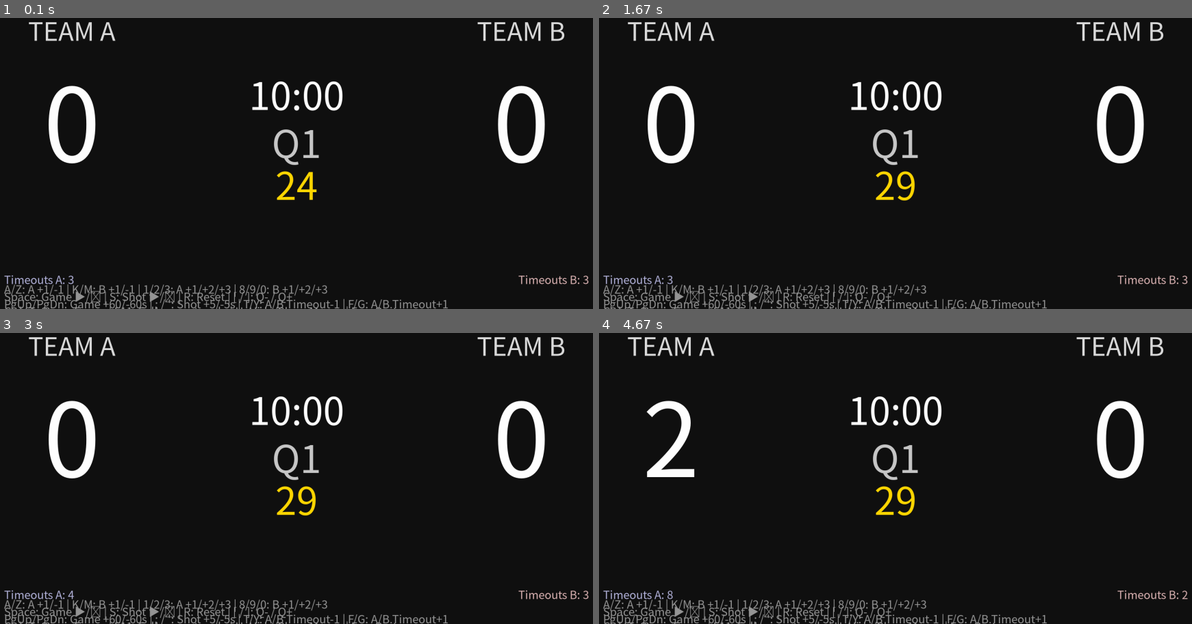
Above: before the commit, frames 1-4 (two rows, left to right).
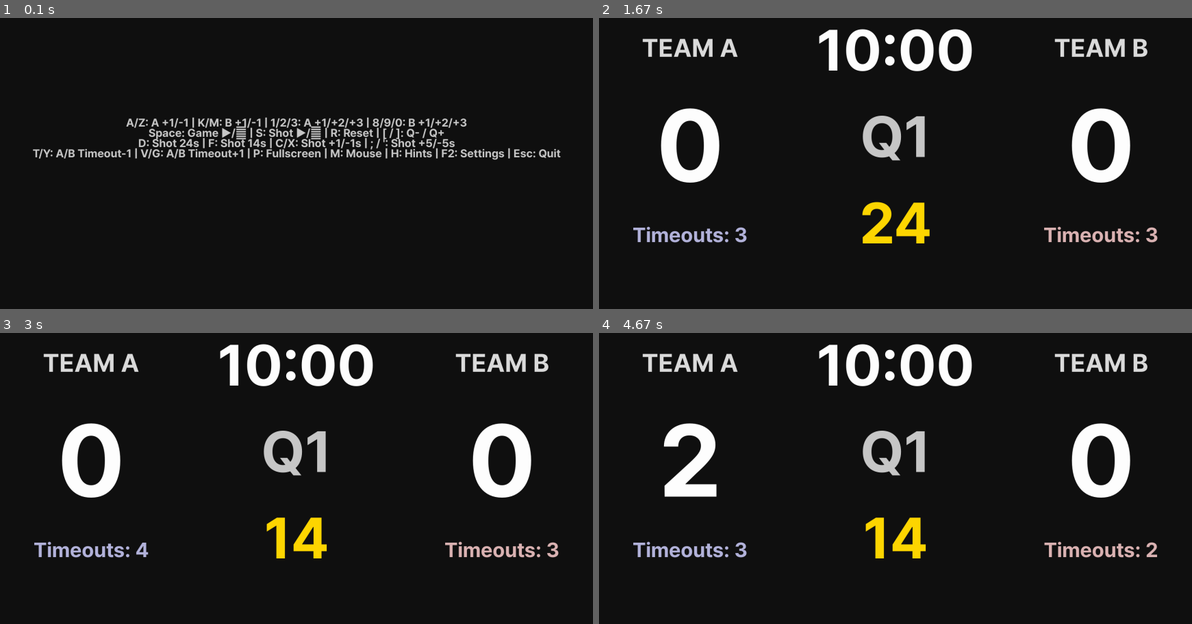
Above: after the commit, the same moments.

Repository: jcwon989/NovatoStatPad
Game: pygame game, started from scoreboard.py
Same seed, same stepped clock (60 frames per second), same inputs: the game is played once before the commit and once after it.
Inputs:
- Up to frame 1 (0.1 s): no input
- Up to frame 2 (1.67 s): tap , at 0.33 s; hold D 0.67-1.13 s; hold H from 1.22 s (still down); hold D from 1.22 s (still down)
- Up to frame 3 (3 s): release H at 1.68 s; release D at 1.68 s; tap one key every 0.33 s from 1.72 s: F C V X
- Up to frame 4 (4.67 s): tap Enter at 3.05 s; hold D 3.38-3.85 s; tap F at 3.45, 3.75, 3.95, 4.25, 4.52 s; tap T at 3.53 s; hold F11 3.88-4.42 s; hold A 3.88-4.42 s; hold M from 4.45 s (still down); hold A from 4.45 s (still down); tap Y at 4.6 s

The runs differ from the first frame. In frame 1, 9.1% of the frame differs, in the area x 0-100%, y 1-100%; in frame 2, 13%; in frame 3, 13%; in frame 4, 13%.

Commit message:
초기 구현

Diff:
--- a/scoreboard.py
+++ b/scoreboard.py
@@ -9,6 +9,7 @@
 
 CONFIG_PATH = os.path.expanduser("~/.scoreboard_config.json")
 FONT_CANDIDATES = [
+    "font/Pretendard-Bold.otf",
     "/usr/share/fonts/opentype/noto/NotoSansCJK-Regular.ttc",
     "/usr/share/fonts/opentype/noto/NotoSansCJK-Regular.ttc",
     "/usr/share/fonts/truetype/noto/NotoSansKR-Regular.otf",
@@ -29,9 +30,12 @@
         "game_seconds": GAME_SECONDS_DEFAULT,
         "shot_seconds": SHOT_SECONDS_DEFAULT,
         "period_max": PERIOD_MAX_DEFAULT,
+        "overtime_seconds": 5*60,  # 5분 연장전
+        "timeouts_per_team": 3,
         "windowed": False,
         "width": 1920,
         "height": 1080,
+        "hints_visible": True,
     }
 
 def save_cfg(cfg):
@@ -40,6 +44,127 @@
             json.dump(cfg, f, ensure_ascii=False, indent=2)
     except Exception:
         pass
+
+def show_settings_window(cfg):
+    """게임 설정 창을 표시하고 설정을 수정할 수 있게 함"""
+    pygame.init()
+    settings_screen = pygame.display.set_mode((800, 600))
+    pygame.display.set_caption("게임 설정")
+
+    # 폰트 설정
+    font_large = load_font(32)
+    font_medium = load_font(24)
+    font_small = load_font(18)
+
+    # 설정 항목들 (기존 설정 파일과 호환)
+    settings = {
+        "teamA": cfg["teamA"],
+        "teamB": cfg["teamB"],
+        "game_seconds": str(cfg["game_seconds"] // 60),  # 분 단위로 표시
+        "overtime_seconds": str(cfg.get("overtime_seconds", 5*60) // 60),
+        "shot_seconds": str(cfg["shot_seconds"]),
+        "period_max": str(cfg["period_max"]),
+        "timeouts_per_team": str(cfg.get("timeouts_per_team", 3))
+    }
+
+    # 입력 필드 정보
+    fields = [
+        {"key": "teamA", "label": "A팀 이름", "x": 50, "y": 80, "width": 300},
+        {"key": "teamB", "label": "B팀 이름", "x": 450, "y": 80, "width": 300},
+        {"key": "game_seconds", "label": "쿼터 시간 (분)", "x": 50, "y": 150, "width": 150},
+        {"key": "overtime_seconds", "label": "연장전 시간 (분)", "x": 250, "y": 150, "width": 150},
+        {"key": "shot_seconds", "label": "샷 클럭 (초)", "x": 450, "y": 150, "width": 150},
+        {"key": "period_max", "label": "최대 쿼터 수", "x": 50, "y": 220, "width": 150},
+        {"key": "timeouts_per_team", "label": "팀당 타임아웃 수", "x": 250, "y": 220, "width": 150},
+    ]
+
+    active_field = None
+    clock = pygame.time.Clock()
+
+    while True:
+        for event in pygame.event.get():
+            if event.type == pygame.QUIT:
+                pygame.quit()
+                return cfg
+            elif event.type == pygame.KEYDOWN:
+                if event.key == pygame.K_ESCAPE:
+                    pygame.quit()
+                    return cfg
+                elif event.key == pygame.K_RETURN:
+                    # 설정 저장
+                    try:
+                        cfg["teamA"] = settings["teamA"]
+                        cfg["teamB"] = settings["teamB"]
+                        cfg["game_seconds"] = int(settings["game_seconds"]) * 60
+                        cfg["overtime_seconds"] = int(settings["overtime_seconds"]) * 60
+                        cfg["shot_seconds"] = int(settings["shot_seconds"])
+                        cfg["period_max"] = int(settings["period_max"])
+                        cfg["timeouts_per_team"] = int(settings["timeouts_per_team"])
+                        save_cfg(cfg)
+                        pygame.quit()
+                        return cfg
+                    except ValueError:
+                        pass  # 잘못된 입력 무시
+                elif event.key == pygame.K_TAB:
+                    # 다음 필드로 이동
+                    if active_field is None:
+                        active_field = 0
+                    else:
+                        active_field = (active_field + 1) % len(fields)
+                elif active_field is not None:
+                    field = fields[active_field]
+                    if event.key == pygame.K_BACKSPACE:
+                        settings[field["key"]] = settings[field["key"]][:-1]
+                    else:
+                        if field["key"] in ["teamA", "teamB"]:
+                            # 팀명은 모든 문자 허용
+                            settings[field["key"]] += event.unicode
+                        else:
+                            # 숫자만 허용
+                            if event.unicode.isdigit():
+                                settings[field["key"]] += event.unicode
+            elif event.type == pygame.MOUSEBUTTONDOWN:
+                # 마우스 클릭으로 필드 선택
+                mouse_x, mouse_y = pygame.mouse.get_pos()
+                for i, field in enumerate(fields):
+                    if (field["x"] <= mouse_x <= field["x"] + field["width"] and
+                        field["y"] <= mouse_y <= field["y"] + 30):
+                        active_field = i
+                        break
+
+        # 화면 그리기
+        settings_screen.fill((30, 30, 30))
+
+        # 제목
+        title = font_large.render("게임 설정", True, (255, 255, 255))
+        settings_screen.blit(title, (400 - title.get_width()//2, 20))
+
+        # 필드들 그리기
+        for i, field in enumerate(fields):
+            # 라벨
+            label = font_medium.render(field["label"], True, (200, 200, 200))
+            settings_screen.blit(label, (field["x"], field["y"] - 30))
+
+            # 입력 필드
+            color = (100, 100, 100) if active_field == i else (60, 60, 60)
+            pygame.draw.rect(settings_screen, color, (field["x"], field["y"], field["width"], 30))
+            pygame.draw.rect(settings_screen, (255, 255, 255), (field["x"], field["y"], field["width"], 30), 2)
+
+            # 텍스트
+            text = font_small.render(settings[field["key"]], True, (255, 255, 255))
+            settings_screen.blit(text, (field["x"] + 5, field["y"] + 5))
+
+        # 안내 텍스트
+        help_text = [
+            "Tab: 다음 필드 | Enter: 저장 | Esc: 취소",
+            "마우스로 필드 클릭하여 선택 가능"
+        ]
+        for i, text in enumerate(help_text):
+            help_surf = font_small.render(text, True, (150, 150, 150))
+            settings_screen.blit(help_surf, (50, 500 + i * 25))
+
+        pygame.display.flip()
+        clock.tick(60)
 
 def load_font(size):
     for p in FONT_CANDIDATES:
@@ -88,6 +213,7 @@
     PERIOD_MAX = cfg["period_max"]
     GAME_SECONDS_INIT = cfg["game_seconds"]
     SHOT_SECONDS_INIT = cfg["shot_seconds"]
+    TIMEOUTS_INIT = cfg.get("timeouts_per_team", 3)
 
     pygame.init()
     flags = 0
@@ -103,15 +229,16 @@
     # 폰트
     fontTeam = load_font(int(H*0.074))   # ~80 on 1080p
     fontScore = load_font(int(H*0.296))  # ~320
-    fontBig = load_font(int(H*0.111))    # ~120
+    fontBig = load_font(int(H*0.167))    # ~180 (1.5배)
     fontSmall = load_font(int(H*0.033))  # ~36
+    fontTimeout = load_font(int(H*0.060))  # ~65 (타임아웃 표시용)
 
     # 상태
     scoreA = 0
     scoreB = 0
     period = 1
-    timeoutsA = 3
-    timeoutsB = 3
+    timeoutsA = TIMEOUTS_INIT
+    timeoutsB = TIMEOUTS_INIT
     running_game = False
     running_shot = False
     game_seconds = GAME_SECONDS_INIT
@@ -119,6 +246,7 @@
 
     last_t = time.perf_counter()
     mouse_visible = False
+    hints_visible = cfg.get("hints_visible", True)
     pygame.mouse.set_visible(mouse_visible)
 
     # 사운드(선택)
@@ -142,7 +270,7 @@
         nonlocal game_seconds, shot_seconds, running_game, running_shot
         scoreA = scoreB = 0
         period = 1
-        timeoutsA = timeoutsB = 3
+        timeoutsA = timeoutsB = TIMEOUTS_INIT
         game_seconds = GAME_SECONDS_INIT
         shot_seconds = SHOT_SECONDS_INIT
         running_game = False
@@ -150,47 +278,57 @@
 
     def render():
         screen.fill((17,17,17))
-        cx = W//2
-
-        # 좌측 팀
-        teamA = fontTeam.render(teamA_name, True, (220,220,220))
-        scoreA_surf = fontScore.render(str(scoreA), True, (255,255,255))
-        screen.blit(teamA, (cx - int(W*0.365) - teamA.get_width()//2, int(H*0.139)))
-        screen.blit(scoreA_surf, (cx - int(W*0.365) - scoreA_surf.get_width()//2, int(H*0.232)))
-
-        # 우측 팀
-        teamB = fontTeam.render(teamB_name, True, (220,220,220))
-        scoreB_surf = fontScore.render(str(scoreB), True, (255,255,255))
-        screen.blit(teamB, (cx + int(W*0.365) - teamB.get_width()//2, int(H*0.139)))
-        screen.blit(scoreB_surf, (cx + int(W*0.365) - scoreB_surf.get_width()//2, int(H*0.232)))
-
-        # 중앙 타이머/피리어드
-        t_str = fmt_mmss(game_seconds)
-        game_surf = fontBig.render(t_str, True, (255,255,255))
-        prd_surf = fontBig.render(f"Q{period}", True, (200,200,200))
-        screen.blit(game_surf, (cx - game_surf.get_width()//2, int(H*0.296)))
-        screen.blit(prd_surf, (cx - prd_surf.get_width()//2, int(H*0.435)))
-
-        # 샷클락
-        shot_color = (255,80,80) if shot_seconds <= 5 else (255,215,0)
-        shot_surf = fontBig.render(str(max(0,int(shot_seconds))), True, shot_color)
-        screen.blit(shot_surf, (cx - shot_surf.get_width()//2, int(H*0.556)))
-
-        # 타임아웃/힌트
-        ta = fontSmall.render(f"Timeouts A: {timeoutsA}", True, (180,180,220))
-        tb = fontSmall.render(f"Timeouts B: {timeoutsB}", True, (220,180,180))
-        screen.blit(ta, (int(W*0.026), H - int(H*0.111)))
-        screen.blit(tb, (W - int(W*0.026) - tb.get_width(), H - int(H*0.111)))
-
-        hints = [
-            "A/Z: A +1/-1 | K/M: B +1/-1 | 1/2/3: A +1/+2/+3 | 8/9/0: B +1/+2/+3",
-            "Space: Game ▶/⏸ | S: Shot ▶/⏸ | R: Reset | [ / ]: Q- / Q+",
-            "PgUp/PgDn: Game +60/-60s | ; / ': Shot +5/-5s | T/Y: A/B Timeout-1 | F/G: A/B Timeout+1",
-            "Ctrl+T: Swap Teams | F11: Fullscreen toggle | H: Hide/Show Mouse | Esc: Quit",
-        ]
-        for i, line in enumerate(hints):
-            surf = fontSmall.render(line, True, (150,150,150))
-            screen.blit(surf, (int(W*0.026), H - int(H*0.083) + i*int(H*0.022)))
+
+        if hints_visible:
+            # 힌트만 표시
+            hints = [
+                "A/Z: A +1/-1 | K/M: B +1/-1 | 1/2/3: A +1/+2/+3 | 8/9/0: B +1/+2/+3",
+                "Space: Game ▶/⏸ | S: Shot ▶/⏸ | R: Reset | [ / ]: Q- / Q+",
+                "D: Shot 24s | F: Shot 14s | C/X: Shot +1/-1s | ; / ': Shot +5/-5s",
+                "T/Y: A/B Timeout-1 | V/G: A/B Timeout+1 | P: Fullscreen | M: Mouse | H: Hints | F2: Settings | Esc: Quit",
+            ]
+            # 힌트를 화면 중앙에 표시
+            start_y = H // 2 - len(hints) * int(H*0.03) // 2
+            for i, line in enumerate(hints):
+                surf = fontSmall.render(line, True, (200,200,200))
+                screen.blit(surf, (W//2 - surf.get_width()//2, start_y + i*int(H*0.03)))
+        else:
+            # 좌단: A팀 정보
+            left_x = W // 6
+            teamA = fontTeam.render(teamA_name, True, (220,220,220))
+            scoreA_surf = fontScore.render(str(scoreA), True, (255,255,255))
+            timeoutA_surf = fontTimeout.render(f"Timeouts: {timeoutsA}", True, (180,180,220))
+
+            screen.blit(teamA, (left_x - teamA.get_width()//2, int(H*0.2)))
+            screen.blit(scoreA_surf, (left_x - scoreA_surf.get_width()//2, int(H*0.35)))
+            screen.blit(timeoutA_surf, (left_x - timeoutA_surf.get_width()//2, int(H*0.75)))
+
+            # 우단: B팀 정보
+            right_x = W * 5 // 6
+            teamB = fontTeam.render(teamB_name, True, (220,220,220))
+            scoreB_surf = fontScore.render(str(scoreB), True, (255,255,255))
+            timeoutB_surf = fontTimeout.render(f"Timeouts: {timeoutsB}", True, (220,180,180))
+
+            screen.blit(teamB, (right_x - teamB.get_width()//2, int(H*0.2)))
+            screen.blit(scoreB_surf, (right_x - scoreB_surf.get_width()//2, int(H*0.35)))
+            screen.blit(timeoutB_surf, (right_x - timeoutB_surf.get_width()//2, int(H*0.75)))
+
+            # 중단: 시간/쿼터/샷클락
+            center_x = W // 2
+            t_str = fmt_mmss(game_seconds)
+            game_surf = fontBig.render(t_str, True, (255,255,255))
+            prd_surf = fontBig.render(f"Q{period}", True, (200,200,200))
+            shot_color = (255,80,80) if shot_seconds <= 5 else (255,215,0)
+            shot_surf = fontBig.render(str(max(0,int(shot_seconds))), True, shot_color)
+
+            # 중앙 배치: 쿼터가 화면 중앙, 시간은 상단과 쿼터 중간, 샷클락은 쿼터와 하단 중간
+            center_y = H // 2  # 쿼터 위치 (화면 중앙)
+            time_y = (0 + center_y) // 2  # 시간 위치 (상단과 쿼터 중간)
+            shot_y = (center_y + H) // 2  # 샷클락 위치 (쿼터와 하단 중간)
+
+            screen.blit(game_surf, (center_x - game_surf.get_width()//2, int(time_y - game_surf.get_height()//2)))
+            screen.blit(prd_surf, (center_x - prd_surf.get_width()//2, int(center_y - prd_surf.get_height()//2)))
+            screen.blit(shot_surf, (center_x - shot_surf.get_width()//2, int(shot_y - shot_surf.get_height()//2)))
 
         pygame.display.flip()
 
@@ -217,7 +355,7 @@
 
                 if k == pygame.K_ESCAPE:
                     save_cfg(cfg); pygame.quit(); sys.exit(0)
-                elif k == pygame.K_F11:
+                elif k == pygame.K_p:
                     cfg["windowed"] = not cfg["windowed"]
                     save_cfg(cfg)
                     if cfg["windowed"]:
@@ -258,13 +396,27 @@
                     timeoutsA = max(0, timeoutsA - 1)
                 elif k == pygame.K_y:
                     timeoutsB = max(0, timeoutsB - 1)
-                elif k == pygame.K_f:
+                elif k == pygame.K_v:
                     timeoutsA += 1
                 elif k == pygame.K_g:
                     timeoutsB += 1
-                elif k == pygame.K_h:
+                elif k == pygame.K_m:
                     mouse_visible = not pygame.mouse.get_visible()
                     pygame.mouse.set_visible(mouse_visible)
+                elif k == pygame.K_h:
+                    hints_visible = not hints_visible
+                    cfg["hints_visible"] = hints_visible
+                    save_cfg(cfg)
+                elif k == pygame.K_d:
+                    shot_seconds = 24
+                    running_shot = False
+                elif k == pygame.K_f:
+                    shot_seconds = 14
+                    running_shot = False
+                elif k == pygame.K_c:
+                    shot_seconds += 1
+                elif k == pygame.K_x:
+                    shot_seconds = max(0, shot_seconds - 1)
                 elif k == pygame.K_PAGEUP:
                     game_seconds += 60
                 elif k == pygame.K_PAGEDOWN:
@@ -275,6 +427,35 @@
                     shot_seconds = max(0, shot_seconds - 5)
                 elif k == pygame.K_t and (mod & pygame.KMOD_CTRL):
                     swap_teams()
+                elif k == pygame.K_F2:
+                    # 설정 창 열기
+                    pygame.quit()
+                    cfg = show_settings_window(cfg)
+                    # 설정이 변경되었을 수 있으므로 변수들 업데이트
+                    teamA_name = cfg["teamA"]
+                    teamB_name = cfg["teamB"]
+                    PERIOD_MAX = cfg["period_max"]
+                    GAME_SECONDS_INIT = cfg["game_seconds"]
+                    SHOT_SECONDS_INIT = cfg["shot_seconds"]
+                    TIMEOUTS_INIT = cfg.get("timeouts_per_team", 3)
+                    # 현재 타임아웃 수도 새로운 설정값으로 업데이트
+                    timeoutsA = TIMEOUTS_INIT
+                    timeoutsB = TIMEOUTS_INIT
+                    # 현재 게임 시간도 새로운 설정값으로 업데이트
+                    game_seconds = GAME_SECONDS_INIT
+                    # pygame 재초기화
+                    pygame.init()
+                    flags = 0
+                    if not cfg["windowed"]:
+                        flags |= pygame.FULLSCREEN
+                    screen = pygame.display.set_mode((cfg["width"], cfg["height"]), flags)
+                    pygame.display.set_caption("Basketball Scoreboard (Offline)")
+                    # 폰트 재로드
+                    fontTeam = load_font(int(H*0.074))
+                    fontScore = load_font(int(H*0.296))
+                    fontBig = load_font(int(H*0.167))
+                    fontSmall = load_font(int(H*0.033))
+                    fontTimeout = load_font(int(H*0.060))
 
         if running_game and game_seconds > 0:
             game_seconds -= dt
Not shown, added: font/README.md
Not shown, added: requirements.txt
